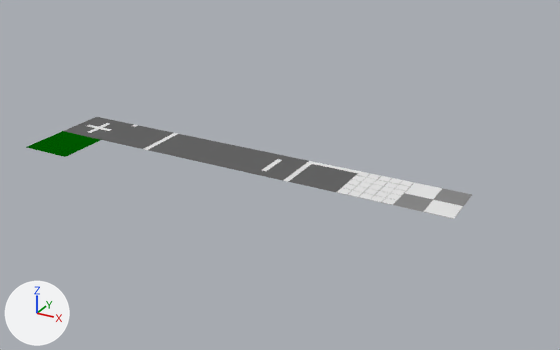
An edit to the Blender file Blender_Sources/Textures/Floor_Textures.blend, drawn before and after from the same camera.
Camera for both pictures: a camera (50 mm lens) standing at (22.61, -24.33, 10.84) and looking at (10.68, -2.63, -0.01). Lighting does not change. The marker at lower left points along +X, +Y and +Z.

Before the edit, the objects in view are built like this:
```python
me_plane = bpy.data.meshes.new('Plane')
me_plane.from_pydata([(-1.0, -1.0, 0.0), (1.0, -1.0, 0.0), (-1.0, 1.0, 0.0), (1.0, 1.0, 0.0)], [], [(0, 1, 3, 2)])
me_plane.materials.append(mat_material)  # dark green #005900
me_plane_002 = bpy.data.meshes.new('Plane.002')
me_plane_002.from_pydata(...)  # 213 vertices, 211 faces; spans x 0.0..16.0, y -2.0..0.0, z 0.0
# faces by material slot: [6, 2, 16, 26, 11, 50, 100]
me_plane_002.materials.append(mat_tiles_1)  # white #e7e7e7
me_plane_002.materials.append(mat_tiles_2)  # grey #8a8a8a
me_plane_002.materials.append(mat_tiles_cracks)  # grey #959595
me_plane_002.materials.append(mat_asphalt)  # dark grey #666666
me_plane_002.materials.append(mat_whitepaint)  # white #e7e7e7
me_plane_002.materials.append(mat_tiles)  # white #e7e7e7
me_plane_002.materials.append(mat_tile_cracks)  # grey #959595
ob_plane = bpy.data.objects.new('Plane', me_plane)
ob_plane.location = (2.0, -4.0, 0.0)
ob_spritesheet = bpy.data.objects.new('Spritesheet', me_plane_002)
ob_spritesheet.location = (1.0, -1.0, 0.0)
```
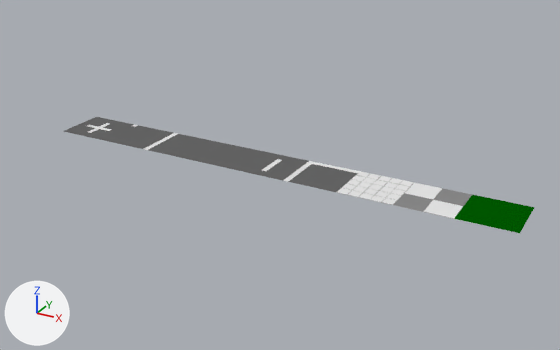
Pixel boxes [x1, y1, x2, y2] of what changed, in the pictures (560 x 350 px):
'Spritesheet', reshaped (16% wider, 14% taller)
    before: [65, 117, 472, 219]
    after: [64, 117, 535, 233]
'Plane', deleted (green)
    before: [26, 131, 100, 157]
part 1 of me_plane_002, added (green)
    after: [454, 195, 535, 233]

Edits to the bpy script that builds the scene:
```text
Change me_plane_002:
    where me_plane_002.from_pydata(...)  # 213 vertices, 211 faces; spans x 0.0..16.0, y -2.0..0.0, z 0.0
    used by ob_spritesheet; location = (1.0, -1.0, 0.0)
    me_plane_002 part 1: the loose piece of 4 vertices spanning x 6.0..8.0, y -2.0..0.0, z 0.0 is copied, and the copy is moved by (10.0, 0.0, 0.0), in mat_material (dark green #005900); it spans x 16.0..18.0, y -2.0..0.0, z 0.0
    add me_plane_002.materials.append(mat_material)  # dark green #005900
Remove ob_plane:
    ob_plane = bpy.data.objects.new('Plane', me_plane)
    ob_plane.location = (2.0, -4.0, 0.0)
```
